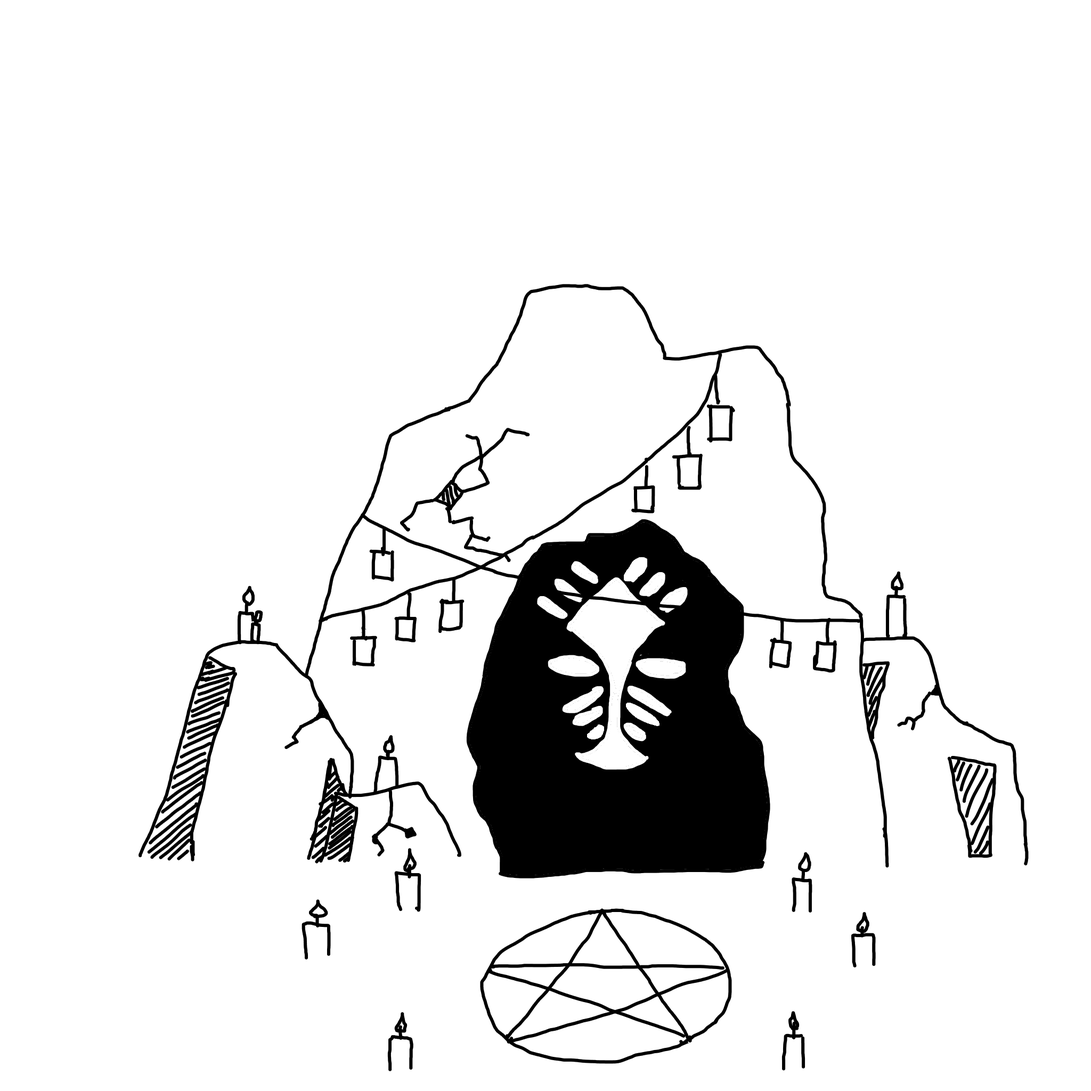
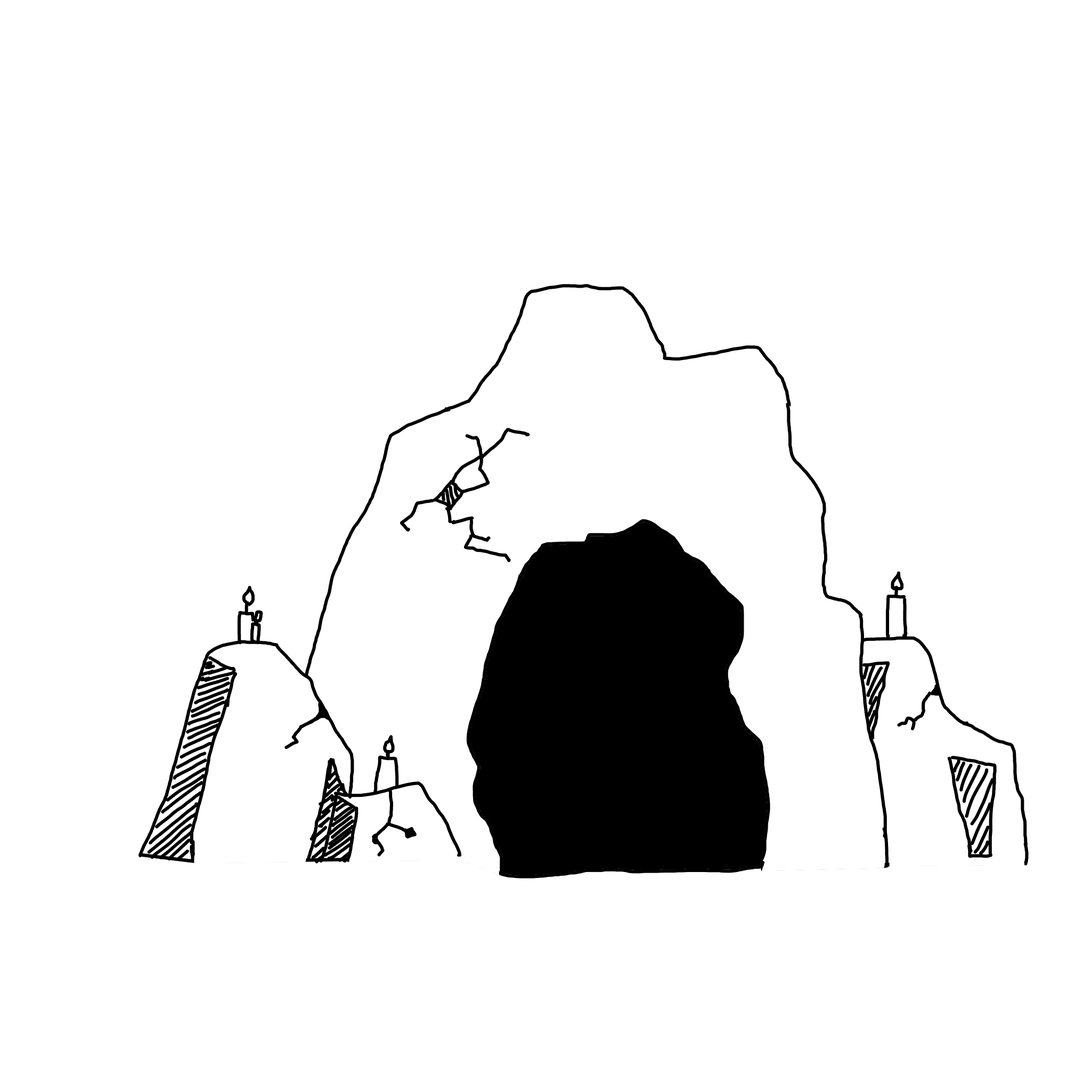
Layer changes from the first 1091px x 1091px image to the second:
hid "final_decoration", painted on it over [387, 886, 733, 1072]
hid "rope_decoration", painted on it over [318, 353, 861, 683]
painted on "candle_decoration" over [224, 545, 921, 1072]
hid "face" over [511, 545, 689, 771]
painted on "sketch" over [141, 353, 1026, 921]
added layer "color_candle" above "color_sketch" over [224, 545, 921, 1072]
added layer "color_sketch" above "Paint Layer 4" over [141, 353, 1026, 1072]
